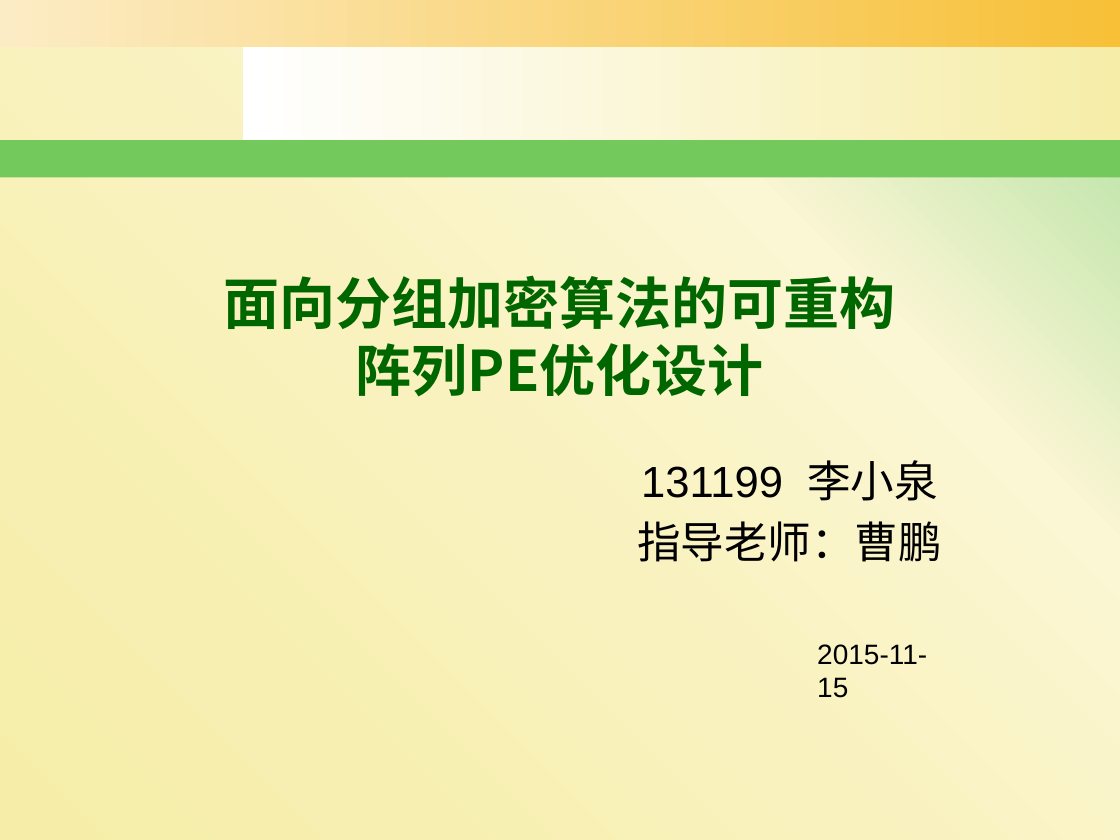
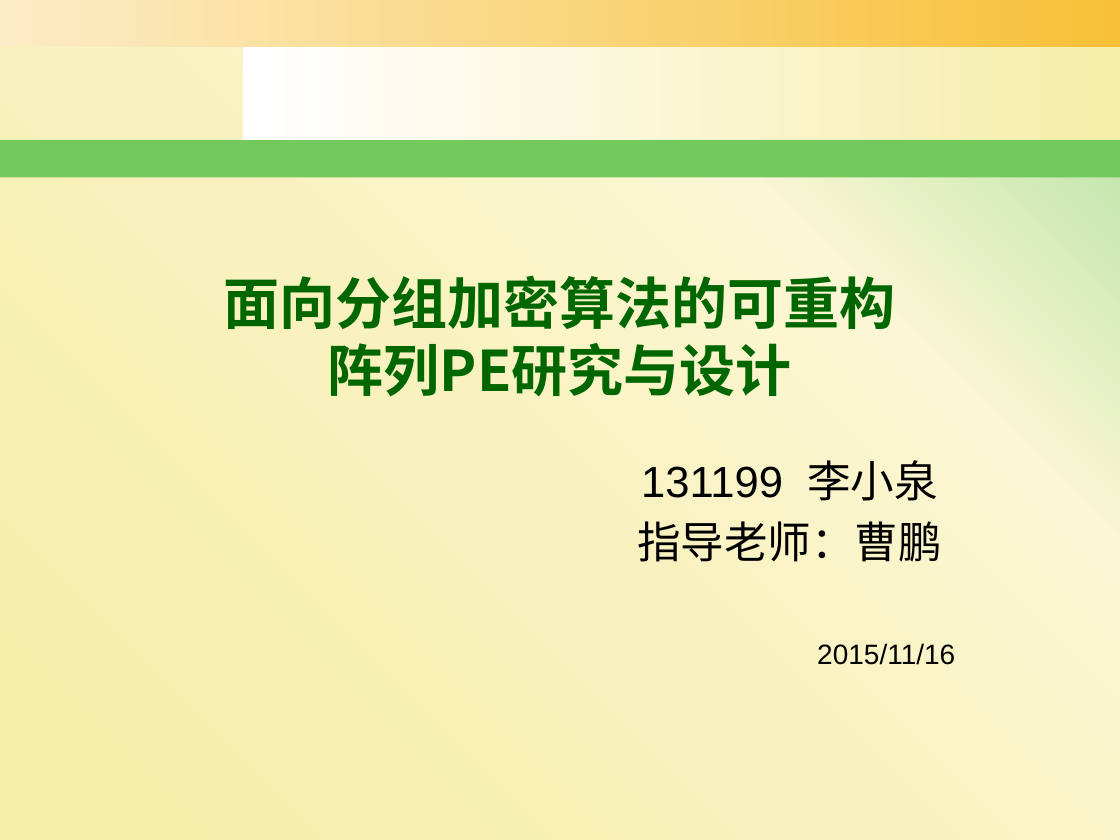
Before and after one commit to zdyzhan/bishe, a slide deck: slide 1 of 开题报告_131199李小泉10_28.pptx. Drawn at 1120x840 pixels with LibreOffice and Linux fonts; fonts in the diff are those of the drawing; background and template pictures are left out. Boxes give left, top, right and bottom in pixels: in the first picture for what was removed or moved away, otherwise in the second. Text is boxed around its words. In the diff, an @@ line names an element or a change of style, - is before the commit and + after.

```diff
--- a/开题报告_131199李小泉10_28.pptx
+++ b/开题报告_131199李小泉10_28.pptx
@@ title at box(224, 275, 896, 397): text changed @@
-面向分组加密算法的可重构阵列PE优化设计
+面向分组加密算法的可重构阵列PE研究与设计
@@ text at box(817, 643, 955, 665): text changed @@
-2015-11-15
+2015/11/16
```
Also in this commit, not shown: 2 other slides changed, 1 other file.
